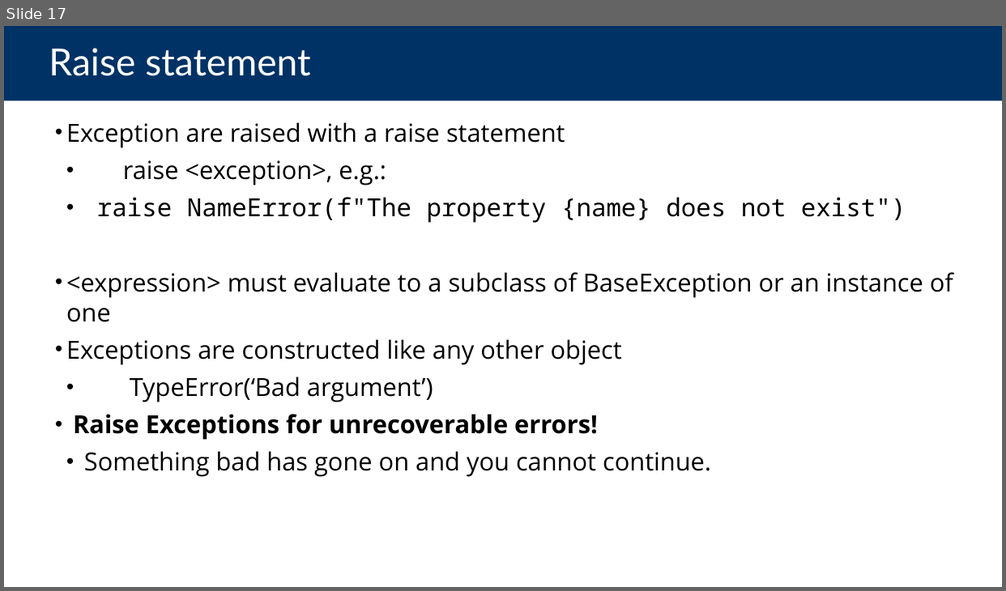
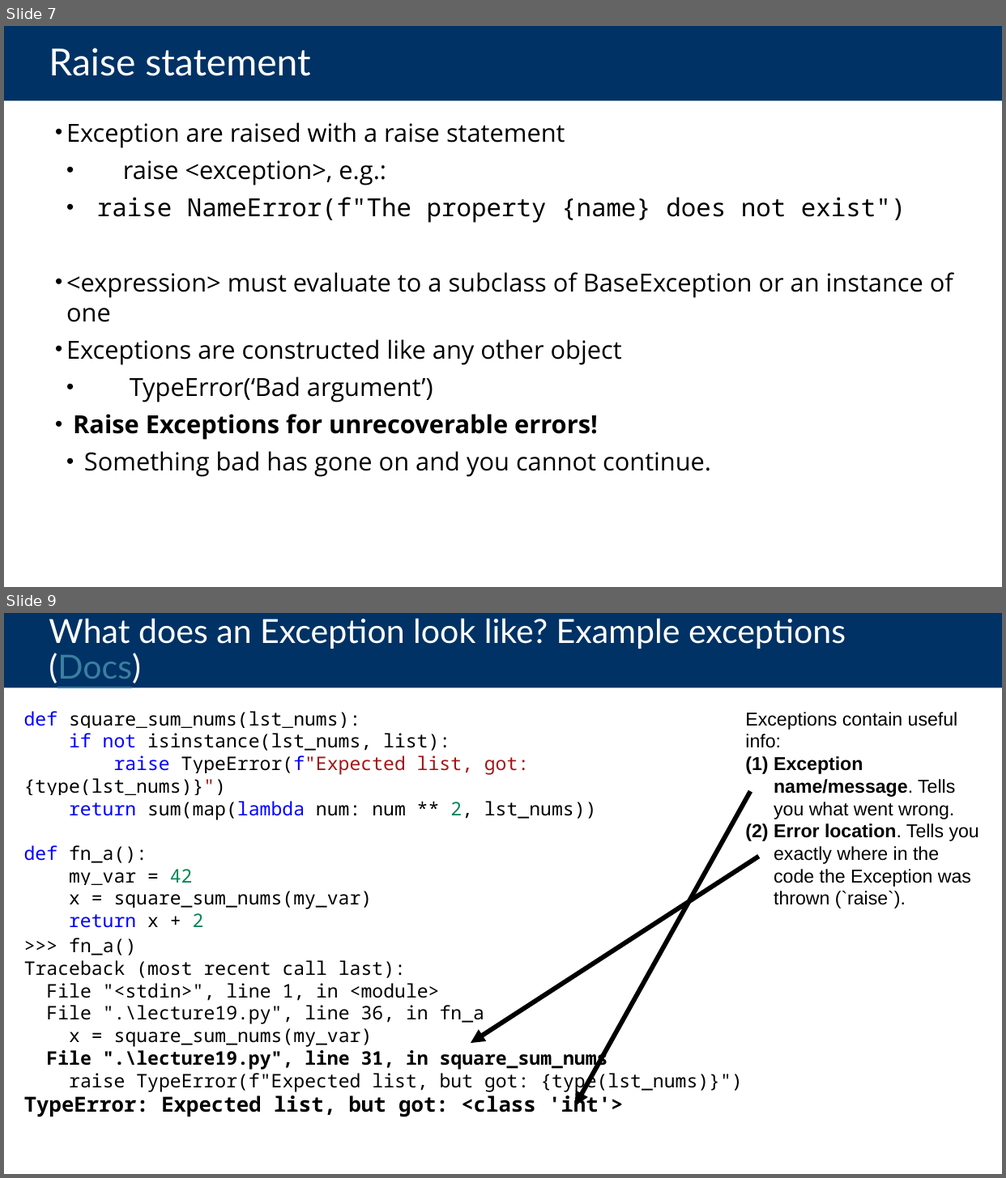
Before and after one commit to cs88-website/su24, a slide deck: assets/slides/su24/19-Exceptions.pptx. Shown one above the other, each under a label of ours: slide 17 before the commit, slides 7 and 9 after it; the slides between them are not shown. The pictures are 1006x591 and 1006x1178 pixels, drawn with LibreOffice and Linux fonts; fonts in the diff are those of the drawing. Boxes give left, top, right and bottom in pixels: in the first picture for what was removed or moved away, otherwise in the second. Text is boxed around its words. In the diff, an @@ line names an element or a change of style, - is before the commit and + after.

```diff
--- a/assets/slides/su24/19-Exceptions.pptx
+++ b/assets/slides/su24/19-Exceptions.pptx
@@ slide 9 added at (4, 613, 1002, 1174), background #FFFFFF @@
@@ title added at (4, 613, 1002, 688), fill #003265, 32 pt, text #FFFFFF @@
+What does an Exception look like? Example exceptions (Docs)
@@ text added at (24, 711, 597, 928), 18 pt, text #000000 @@
+def square_sum_nums(lst_nums):
+if not isinstance(lst_nums, list):
+raise TypeError(f"Expected list, got: {type(lst_nums)}")
+return sum(map(lambda num: num ** 2, lst_nums))
+def fn_a():
+my_var = 42
+x = square_sum_nums(my_var)
+return x + 2
@@ text added at (745, 712, 979, 909), 18 pt, text #000000 @@
+Exceptions contain useful info:
+(1) Exception name/message. Tells you what went wrong.
+(2) Error location. Tells you exactly where in the code the Exception was thrown (`raise`).
@@ arrow added from (750, 791) to (575, 1106), #000000 4.5 pt @@
@@ arrow added from (759, 856) to (471, 1043), #000000 4.5 pt @@
@@ text added at (24, 938, 742, 1118), 18 pt, text #000000 @@
+>>> fn_a()
+Traceback (most recent call last):
+File "<stdin>", line 1, in <module>
+File ".\lecture19.py", line 36, in fn_a
+x = square_sum_nums(my_var)
+File ".\lecture19.py", line 31, in square_sum_nums
+raise TypeError(f"Expected list, but got: {type(lst_nums)}")
+TypeError: Expected list, but got: <class 'int'>
@@ what was slide 17 is now slide 7 @@
```
Also in this commit, not shown: 7 slides changed, 5 other slides added, 6 slides removed, 10 other files.
